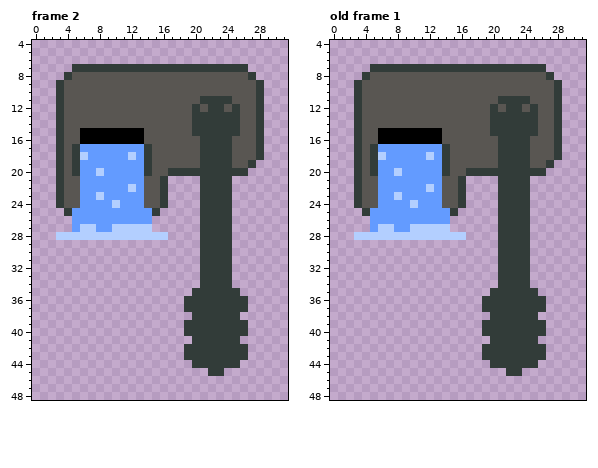
A pixel-art file gets an edit: assets/art/hang_on_back_filter.aseprite. Above is the file before it was changed.
32x160 pixels, 2 frames. Shown: frame 2: x 0..31, y 4..48; old frame 1: x 0..31, y 4..48.
Once edited:
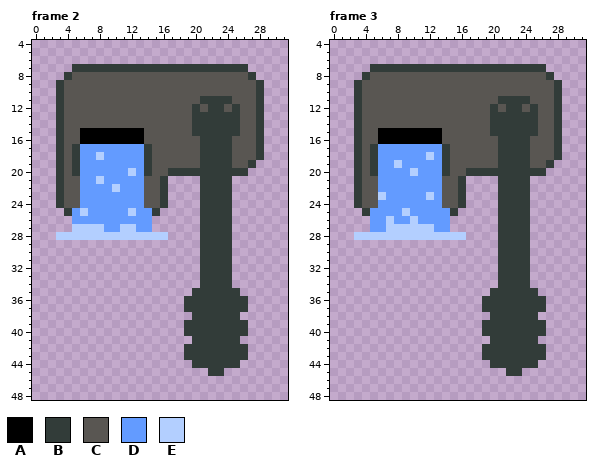
Palette (. is transparent): A #000000  B #323c39  C #595652  D #639bff  E #b3cfff
A new or re-ordered frame is compared with the old frame closest to it.
From the commit log: Exported sprite sheet of hang on back filter
Edits made:
frames 2 -> 3
Frame 2, layer "waterfall":
y 18: x 6 E -> D; x 8 D -> E; x 12 E -> D
y 20: x 8 E -> D; x 12 D -> E
y 21: x 8 D -> E
y 22: x 10 D -> E; x 12 E -> D
y 23: x 8 E -> D
y 24: x 10 E -> D
y 25: x 6 D -> E; x 12 D -> E
y 27: x 5 D -> E; x 8 D -> E; x 10 E -> D; x 13..14 EE -> DD
Frame 3 is new; against old frame 1, layer "waterfall":
y 18: x 6 E -> D
y 19: x 8 D -> E
y 20: x 8 E -> D; x 10 D -> E
y 22: x 12 E -> D
y 23: x 6 D -> E; x 8 E -> D; x 12 D -> E
y 24: x 10 E -> D
y 25: x 9 D -> E
y 26: x 7 D -> E; x 10 D -> E
y 27: x 6 E -> D; x 8..9 DD -> EE; x 13..14 EE -> DD
